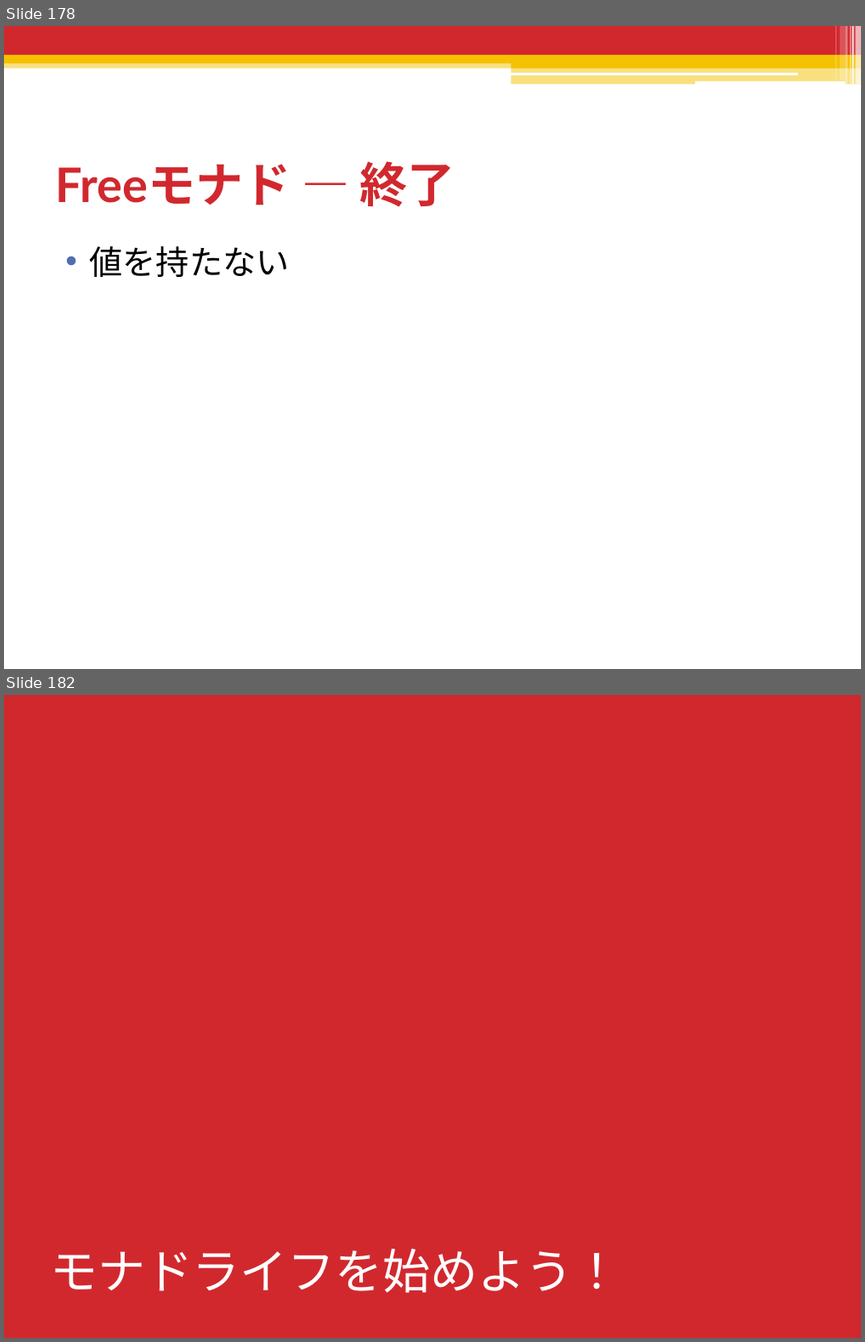
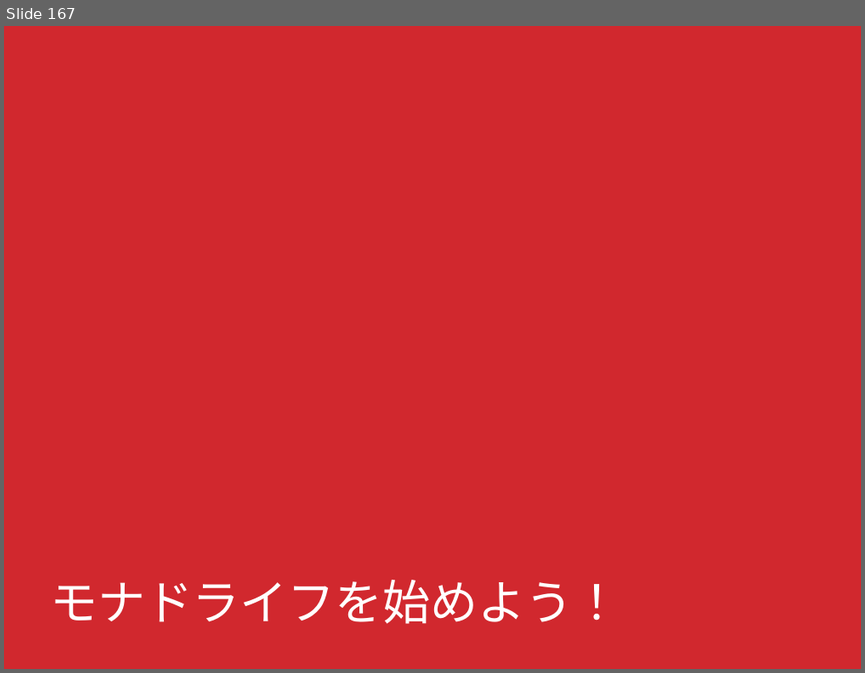
Before and after one commit to shiatsumat/HaskellLecture, a slide deck: 2_monad/slides/2_monad.pptx. Shown one above the other, each under a label of ours: slides 178 and 182 before the commit, slide 167 after it; the slides between them are not shown. The pictures are 865x1342 and 865x673 pixels, drawn with LibreOffice and Linux fonts; fonts in the diff are those of the drawing. Boxes give left, top, right and bottom in pixels: in the first picture for what was removed or moved away, otherwise in the second. Text is boxed around its words. In the diff, an @@ line names an element or a change of style, - is before the commit and + after.

```diff
--- a/2_monad/slides/2_monad.pptx
+++ b/2_monad/slides/2_monad.pptx
@@ slide 178 removed at (4,26,861,669), background #FFFFFF @@
@@ rectangle removed at (4,26,861,55) @@
@@ rectangle removed at (835,26,836,81) @@
@@ rectangle removed at (840,26,845,81) @@
@@ rectangle removed at (846,26,848,85) @@
@@ rectangle removed at (850,26,851,85) @@
@@ rectangle removed at (851,26,854,85) @@
@@ rectangle removed at (856,26,861,85) @@
@@ rectangle removed at (4,60,861,68) @@
@@ rectangle removed at (4,55,861,63) @@
@@ rounded rectangle removed at (511,72,797,74) @@
@@ rectangle removed at (511,59,861,68) @@
@@ rectangle removed at (511,67,861,85) @@
@@ rounded rectangle removed at (694,81,845,85) @@
@@ title removed at (55,161,455,207) @@
-Freeモナド ― 終了
@@ text removed at (90,246,290,277) @@
-• 値を持たない
@@ what was slide 182 is now slide 167 @@
```
Also in this commit, not shown: 3 slides changed, 1 slide added, 15 other slides removed, 2 other files.
